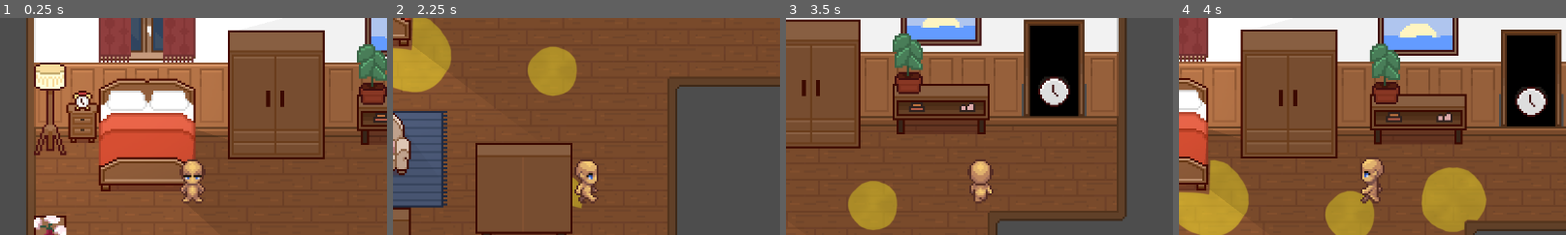
Above: before the commit, frames 1-4 (left to right).
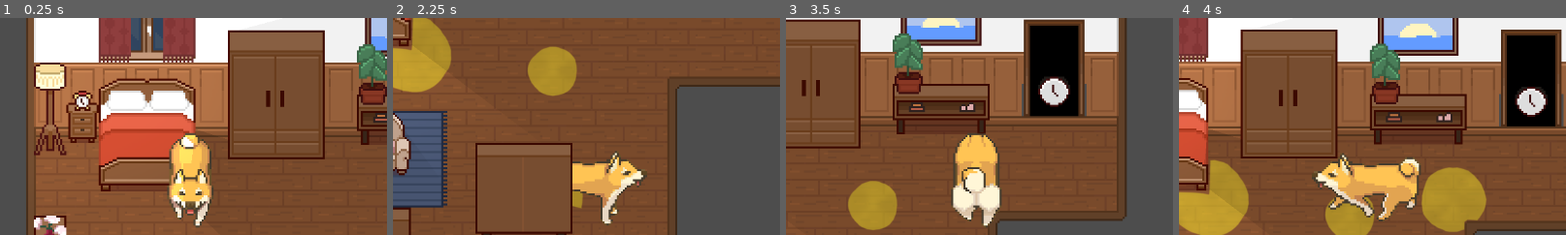
Above: after the commit, the same moments.

Repository: ethantheb/jammers
Game: Godot game, scene res://scenes/bedroom.tscn
Same seed, same stepped clock (60 frames per second), same inputs: the game is played once before the commit and once after it.
Inputs:
- Up to frame 1 (0.25 s): no input
- Up to frame 2 (2.25 s): hold Right (ui_right) 0.53-1.28 s; hold Q 0.53-1.28 s; hold Down (ui_down) 1.28-2.03 s; tap Q at 1.35 s; hold Right (ui_right) from 2.03 s (still down); hold Q from 2.03 s (still down)
- Up to frame 3 (3.5 s): release Right (ui_right) at 2.78 s; release Q at 2.78 s; hold Up (ui_up) from 2.78 s (still down); tap Q at 2.85 s
- Up to frame 4 (4 s): release Up (ui_up) at 3.53 s; hold Left (ui_left) from 3.53 s (still down); hold Q from 3.53 s (still down)
The pictures show only the part of the screen within x 25-75%, y 13-63%; the shares and areas given below are measured in that part.

The runs differ from the first frame. In frame 1, 3.6% of the frame differs, in the area x 43-56%, y 52-97%; in frame 2, 3.2%; in frame 3, 4.2%; in frame 4, 5.1%, in the area x 34-63%, y 62-94%.

Commit message:
dog sounds

Diff:
--- a/scenes/player.tscn
+++ b/scenes/player.tscn
@@ -9,6 +9,7 @@
 [ext_resource type="Texture2D" uid="uid://da8q4hfer3hr" path="res://assets/images/Unarmed_sleep_head.png" id="7_smehm"]
 [ext_resource type="Texture2D" uid="uid://bm8c7raw37r3i" path="res://assets/images/Unarmed_Run3_head.png" id="7_ur7pv"]
 [ext_resource type="Texture2D" uid="uid://ch5v424yco6vi" path="res://assets/dogpisser/shibainu.png" id="8_dog"]
+[ext_resource type="AudioStream" path="res://assets/sfx/bump.wav" id="9_bump"]
 
 [sub_resource type="AtlasTexture" id="AtlasTexture_dog_down_0"]
 atlas = ExtResource("8_dog")
@@ -1731,6 +1732,7 @@
 
 [node name="Player" type="CharacterBody2D" unique_id=191629362]
 script = ExtResource("1_hqtel")
+dog_mode = true
 
 [node name="Body" type="AnimatedSprite2D" parent="." unique_id=1708559131]
 z_index = 1
@@ -1777,3 +1779,9 @@
 offset_right = 66.0
 offset_bottom = 97.0
 horizontal_alignment = 1
+
+[node name="Audio" type="AudioStreamPlayer2D" parent="." unique_id=1189640836]
+
+[node name="BumpSound" type="AudioStreamPlayer" parent="."]
+stream = ExtResource("9_bump")
+volume_db = -5.0
--- a/scripts/player.gd
+++ b/scripts/player.gd
@@ -15,6 +15,10 @@
 const PEE_COLLISION_MARGIN = 1.5
 const PEE_MIN_POINT_RADIUS = 2.0
 const PEE_HOLD_WAVE_SPEED = 0.12
+const BUMP_SOUND_PATH = "res://assets/sfx/bump.wav"
+const STEP_SOUND_PATH = "res://assets/sfx/step.wav"
+const PUDDLE_STEP_SOUND_PATH = "res://assets/sfx/puddle_step.wav"
+const PISS_SOUND_PATH = "res://assets/sfx/piss.wav"
 
 @onready var shadow = get_node_or_null("Shadow")
 @onready var body = $Body
@@ -24,10 +28,14 @@
 
 @onready var raycast = $PlayerRayCast
 @onready var label = $PlayerLabel
+@onready var audio = $Audio
 
 @export var pee_puddle_scene: PackedScene = preload("res://scenes/slop_puddle.tscn")
 @export var pee_puddle_color: Color = Color(0.86, 0.76, 0.16, 0.62)
 @export var dog_mode: bool = false
+
+@export var STEP_INTERVAL_WALK = 0.1
+var STEP_INTERVAL_RUN = STEP_INTERVAL_WALK * 0.5
 
 var last_direction: Vector2
 var is_being_chased: bool = false
@@ -40,11 +48,22 @@
 var _active_pee_jitter: PackedFloat32Array = PackedFloat32Array()
 var _active_pee_wave_phase: float = 0.0
 var _active_pee_seed: float = 0.0
+var _prev_position: Vector2
+var _step_timer: float = 0.0
+var _bump_sound: AudioStream
+var _step_sound: AudioStream
+var _puddle_step_sound: AudioStream
+var _piss_sound: AudioStream
 
 func _ready() -> void:
 	set_dog_mode(dog_mode)
 	_ensure_pee_action()
 	randomize()
+	_prev_position = global_position
+	_bump_sound = load(BUMP_SOUND_PATH)
+	_step_sound = load(STEP_SOUND_PATH)
+	_puddle_step_sound = load(PUDDLE_STEP_SOUND_PATH)
+	_piss_sound = load(PISS_SOUND_PATH)
 
 func _play_animation(animation: String) -> void:
 	if is_sleeping:
@@ -77,7 +96,29 @@
 		movement = "run"
 		velocity *= 2
 
+	var was_colliding = get_slide_collision_count() > 0
 	move_and_slide()
+
+	if get_slide_collision_count() > 0 and not was_colliding:
+		if global_position.distance_to(_prev_position) < 0.5:
+			if audio:
+				audio.stream = _bump_sound
+				audio.play()
+	_prev_position = global_position
+
+	# Handle step sounds
+	if velocity.length() > 0:
+		_step_timer -= delta
+		if _step_timer <= 0:
+			var step_interval = STEP_INTERVAL_RUN if movement == "run" else STEP_INTERVAL_WALK
+			_step_timer = step_interval
+			if audio and not audio.playing:
+				# Use puddle step sound if in a puddle
+				var in_puddle = slop_slow_factor < 1.0
+				audio.stream = _puddle_step_sound if in_puddle else _step_sound
+				audio.play()
+	else:
+		_step_timer = 0.0
 
 	if velocity.length() <= 0:
 		if last_direction.x < 0:
@@ -215,6 +256,11 @@
 	_is_peeing = true
 	_update_pee_shape(true)
 
+	# Play piss sound
+	if audio and _piss_sound:
+		audio.stream = _piss_sound
+		audio.play()
+
 func _grow_pee(delta: float) -> void:
 	if not is_instance_valid(_active_pee_puddle) or not is_instance_valid(_active_pee_shape):
 		_finish_pee()
@@ -230,6 +276,10 @@
 	_is_peeing = false
 	_active_pee_puddle = null
 	_active_pee_shape = null
+
+	# Stop piss sound
+	if audio and audio.stream == _piss_sound:
+		audio.stop()
 
 func _update_pee_shape(force_sync: bool) -> void:
 	if not is_instance_valid(_active_pee_puddle) or not is_instance_valid(_active_pee_shape):
Not shown, added: assets/sfx/arf.wav
Not shown, added: assets/sfx/bump.wav
Not shown, added: assets/sfx/piss.wav
Not shown, added: assets/sfx/puddle_step.wav
Not shown, added: assets/sfx/step.wav
Not shown, added: assets/sfx/woof.wav
